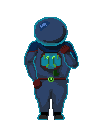
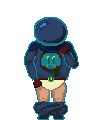
Layers edited between the first and the second (96, 120) image:
painted on "Arms" over box(33, 79, 69, 120)
painted on "Body" over box(33, 79, 69, 120)
hid "Legs", painted on it over box(33, 79, 69, 120)
painted on "Head" over box(33, 79, 69, 120)
added layer "legs" above "Mid_Simple_Emerald.png" over box(33, 79, 69, 120)
